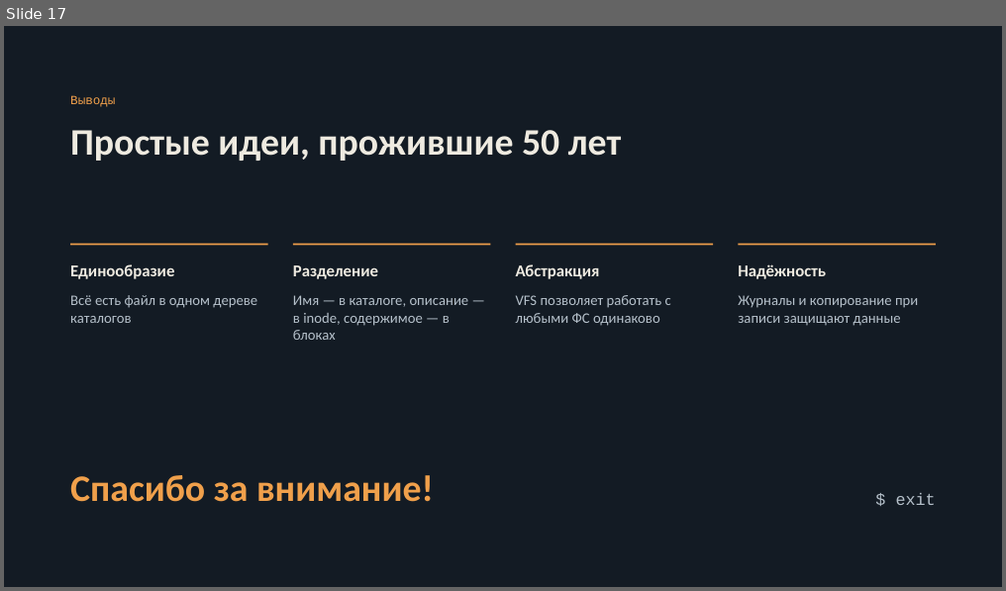
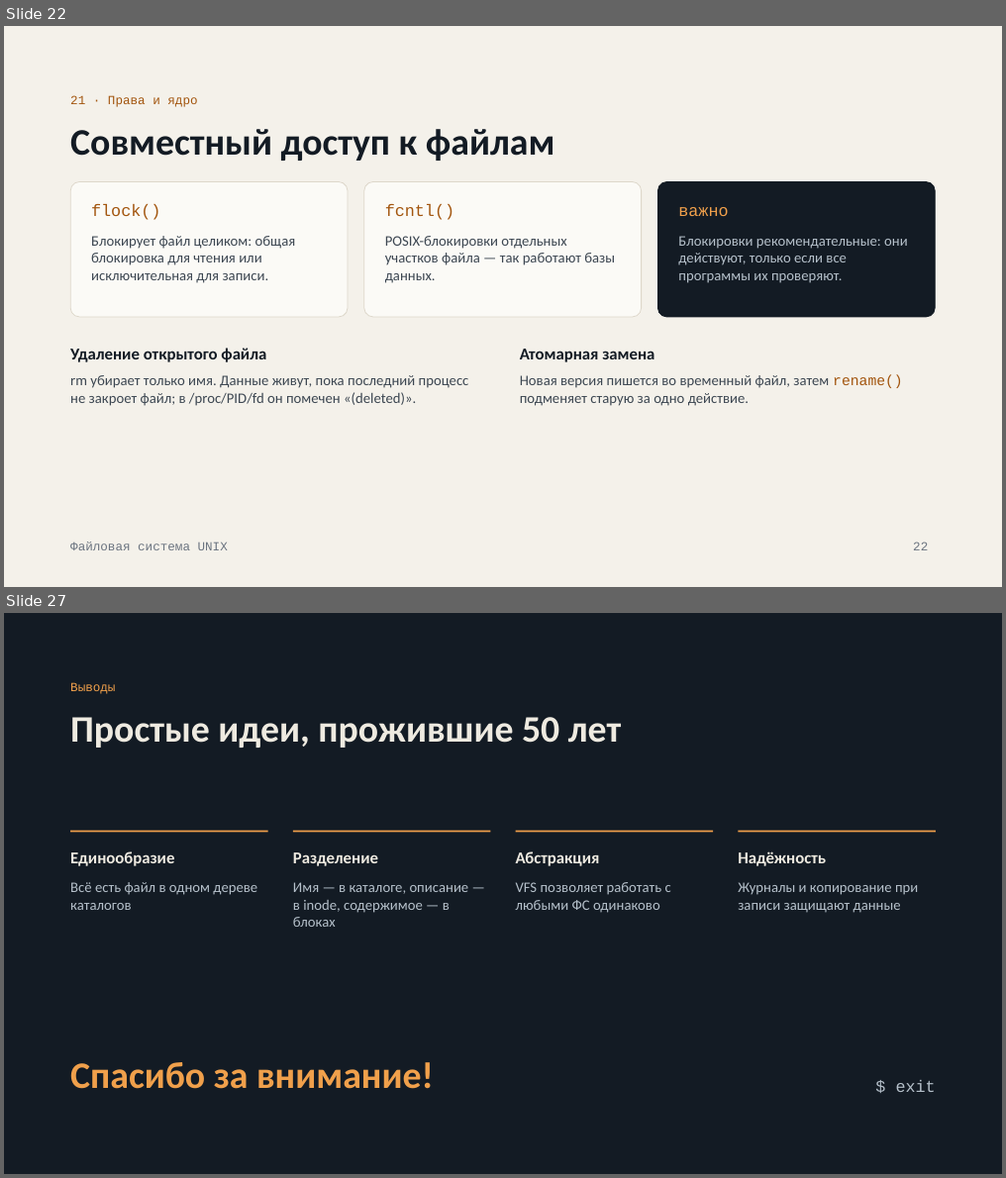
Before and after one commit to bytiki/gazyava, a slide deck: unix-file-system.pptx. Shown one above the other, each under a label of ours: slide 17 before the commit, slides 22 and 27 after it; the slides between them are not shown. The pictures are 1006x591 and 1006x1178 pixels, drawn with LibreOffice and Linux fonts; fonts in the diff are those of the drawing. Boxes give left, top, right and bottom in pixels: in the first picture for what was removed or moved away, otherwise in the second. Text is boxed around its words. In the diff, an @@ line names an element or a change of style, - is before the commit and + after.

```diff
--- a/unix-file-system.pptx
+++ b/unix-file-system.pptx
@@ slide 22 added at box(4, 26, 1002, 587), background #F4F1EA @@
@@ text added at box(70, 95, 197, 107), 12 pt, text #A3560F @@
+21 · Права и ядро
@@ title added at box(70, 129, 555, 161), 36 pt, text #131B24, bold @@
+Совместный доступ к файлам
@@ rounded rectangle added at box(70, 181, 348, 317), fill #FBFAF6, outline #DDD7CA 0.75 pt @@
@@ rounded rectangle added at box(364, 181, 642, 317), fill #FBFAF6, outline #DDD7CA 0.75 pt @@
@@ rounded rectangle added at box(658, 181, 936, 317), fill #131B24, outline #131B24 0.75 pt @@
@@ text added at box(91, 204, 160, 220), 16 pt, text #A3560F @@
+flock()
@@ text added at box(385, 204, 454, 220), 16 pt, text #A3560F @@
+fcntl()
@@ text added at box(678, 207, 728, 216), 16 pt, text #F0A04B @@
+важно
@@ text added at box(91, 236, 296, 283), 14 pt, text #3D4752 @@
+Блокирует файл целиком: общая блокировка для чтения или исключительная для записи.
@@ text added at box(385, 236, 615, 283), 14 pt, text #3D4752 @@
+POSIX-блокировки отдельных участков файла — так работают базы данных.
@@ text added at box(678, 236, 908, 283), 14 pt, text #B5C0CA @@
+Блокировки рекомендательные: они действуют, только если все программы их проверяют.
@@ text added at box(70, 348, 266, 363), 16 pt, text #131B24, bold @@
+Удаление открытого файла
@@ text added at box(520, 349, 654, 363), 16 pt, text #131B24, bold @@
+Атомарная замена
@@ text added at box(70, 375, 469, 406), 14 pt, text #3D4752 @@
+rm убирает только имя. Данные живут, пока последний процесс не закроет файл; в /proc/PID/fd он помечен «(deleted)».
@@ text added at box(520, 375, 903, 406), 14 pt, text #3D4752 @@
+Новая версия пишется во временный файл, затем rename() подменяет старую за одно действие.
@@ text added at box(70, 542, 228, 551), 12 pt, text #6B7480 @@
+Файловая система UNIX
@@ page number added at box(913, 542, 928, 551), 12 pt, text #6B7480 @@
+22
@@ what was slide 17 is now slide 27 @@
```
Also in this commit, not shown: 15 slides changed, 9 other slides added.
